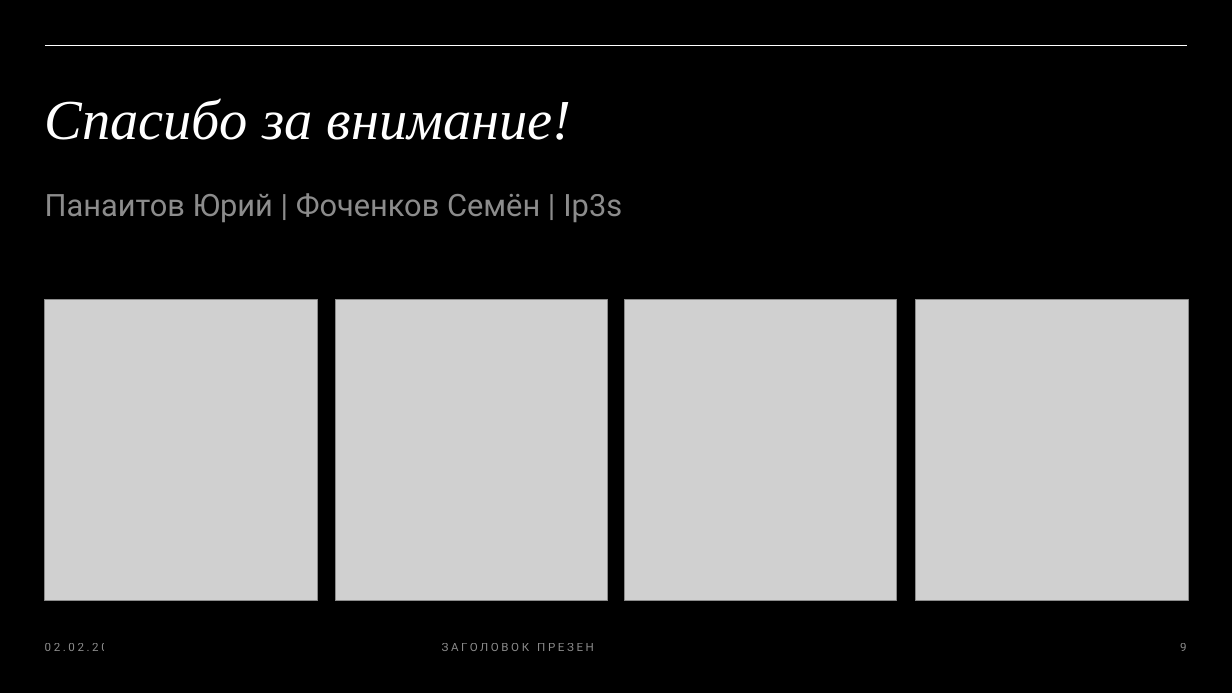
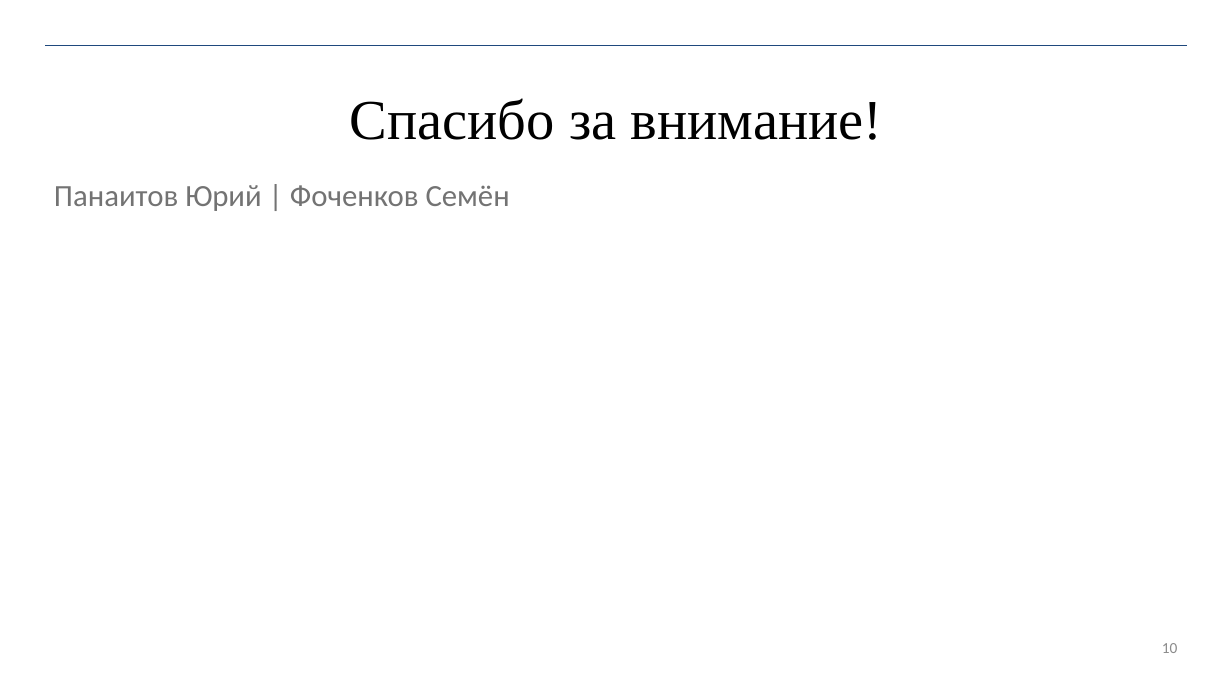
Before and after one commit to R1ccoon/Ip3s, a slide deck: slide 10 of not_site_files/pres.pptx (slide 9 before the commit). Drawn at 1232x693 pixels with LibreOffice and Linux fonts; fonts in the diff are those of the drawing; grey boxes stand for pictures. Boxes give left, top, right and bottom in pixels: in the first picture for what was removed or moved away, otherwise in the second. Text is boxed around its words. In the diff, an @@ line names an element or a change of style, - is before the commit and + after.

```diff
--- a/not_site_files/pres.pptx
+++ b/not_site_files/pres.pptx
@@ background #000000 to #FFFFFF @@
@@ line (45, 45) - (1187, 45): stroke #FFFFFF 0.5 pt to #1F497D 0.5 pt @@
@@ title "Спасибо за внимание!" at box(350, 98, 883, 140): text colour #FFFFFF to #000000, italic off; alignment left to centre @@
@@ text at box(54, 185, 510, 211): text changed; font Roboto to Calibri; text colour #FFFFFF at 55% opacity to #000000 at 55% opacity @@
-Панаитов Юрий | Фоченков Семён | Ip3s
+Панаитов Юрий | Фоченков Семён
@@ picture removed at box(44, 299, 317, 602) @@
@@ picture removed at box(335, 299, 607, 602) @@
@@ picture removed at box(625, 299, 897, 602) @@
@@ picture removed at box(916, 299, 1189, 602) @@
@@ text removed at box(45, 643, 126, 651) @@
-02.02.20ГГ
@@ text removed at box(442, 643, 645, 651) @@
-ЗАГОЛОВОК ПРЕЗЕНТАЦИИ
@@ page number at box(1162, 643, 1178, 653): text changed; size 9 to 12 pt; font Roboto to Calibri; text colour #FFFFFF at 55% opacity to #8C8C8C @@
-9
+10
```
Also in this commit, not shown: 7 other slides changed, 2 slides added, 1 slide removed.
